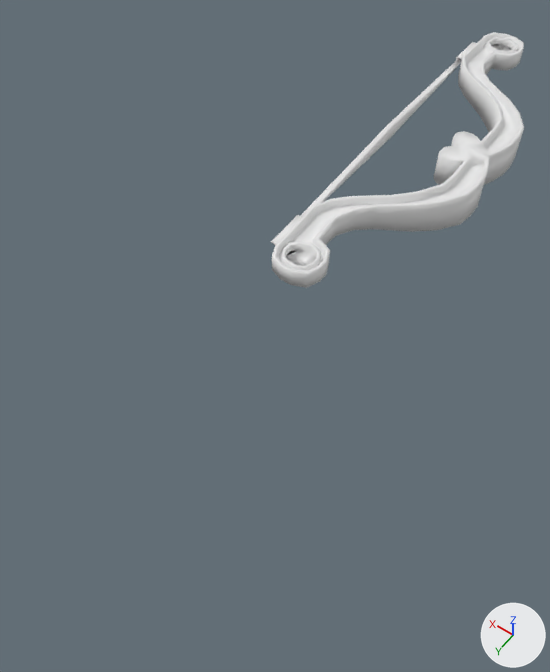
An edit to the FBX model CupidGame/Assets/3D Assets/Bow2.fbx, drawn before and after from the same camera.
One viewpoint serves both versions: a 50 mm camera at (-6.8, 8.9, 18.3) aimed at (2.6, -4.2, -2.3). The lights are fixed; the arrows at lower right show +X, +Y and +Z. Vertices at the same position are counted once.
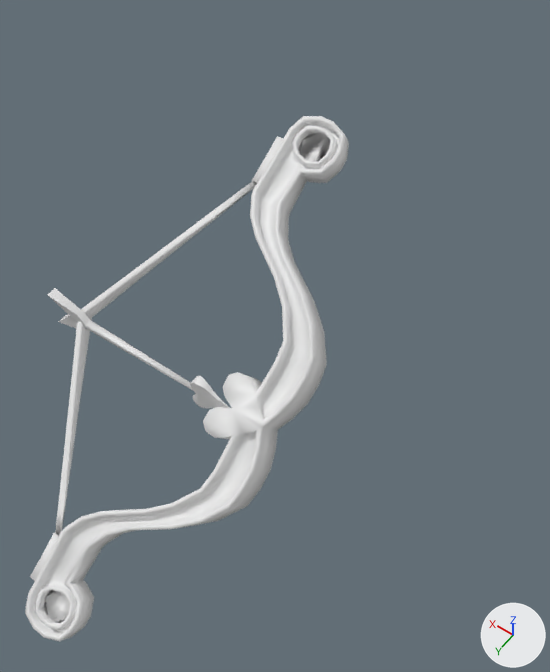
The newer file adds a shape key; the second version is drawn at full value of the shape key 'Key 1' of 'Cube.003', and the change is written as the vertex moves it makes.

What differs and where, as boxes (x1, y1, x2, y2) in the pictures (550 x 672 px; the box of a moved part takes in the faces that stretch with it):
'Cube.003', reshaped, moved, turned, rescaled
    before: (271, 32, 524, 288)
    after: (25, 116, 349, 641)
part 1 of me_cube_004, moved or reshaped
    before: (271, 32, 524, 288)
    after: (25, 116, 349, 641)
part 2 of me_cube_004, added
    after: (55, 181, 257, 535)
part 3 of me_cube_004, added
    after: (48, 288, 230, 409)
part 4 of me_cube_004, deleted
    before: (300, 59, 462, 216)

The change in detail:
me_cube_004 is used by ob_cube_003; location (0.0, -13.41, 0.0); rotation (0.0, 0.0, -3.142), in degrees (0, 0, -180); scale (0.00502, 0.00502, 0.00502).
me_cube_004 had 978 vertices, 964 faces and spanned x -797.0..134.0, y -1682.0..1682.0, z -138.0..138.0.
me_cube_004 now has 1098 vertices, 1076 faces and spans x -67.0..781.0, y -474.0..488.0, z -730.0..726.0.
me_cube_004 part 1: the loose piece of 782 vertices spanning x -797.0..134.0, y -1682.0..1682.0, z -138.0..138.0 is multiplied about its middle by the matrix ((-0.502, 0.0, 0.0), (0.0, 0.27, 0.423), (0.0, 0.423, -0.27)), then moved by (498.0, 7.0, -2.0).
me_cube_004 part 2: a new loose piece of 194 vertices spanning x 370.0..691.0, y -319.0..334.0, z -512.0..509.0.
me_cube_004 part 3: a new loose piece of 120 vertices spanning x 78.0..781.0, y -64.0..72.0, z -45.0..-1.0.
me_cube_004 part 4: the loose piece of 194 vertices spanning x -779.0..-730.0, y -1207.0..1207.0, z -55.0..55.0 is deleted.
Object 'Cube.003' (ob_cube_003) moves from (0.0, -13.41, 0.0) to (0.0, 0.0, 0.0).
Object 'Cube.003' (ob_cube_003) turns from (0, 0, -180) to (90, 0, 0) degrees about x, y and z.
Object 'Cube.003' (ob_cube_003) is rescaled from (0.00502, 0.00502, 0.00502) to (0.01, 0.01, 0.01).
